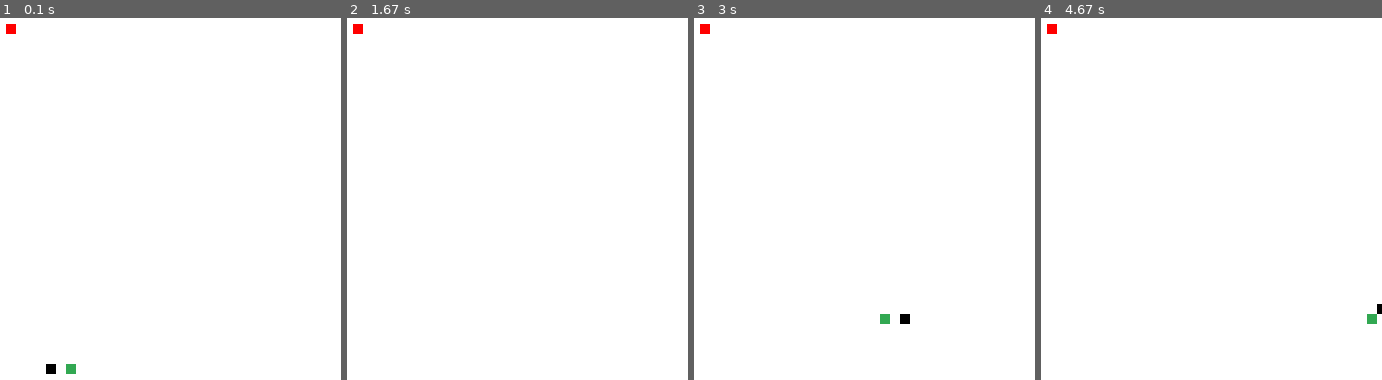
Above: before the commit, frames 1-4 (left to right).
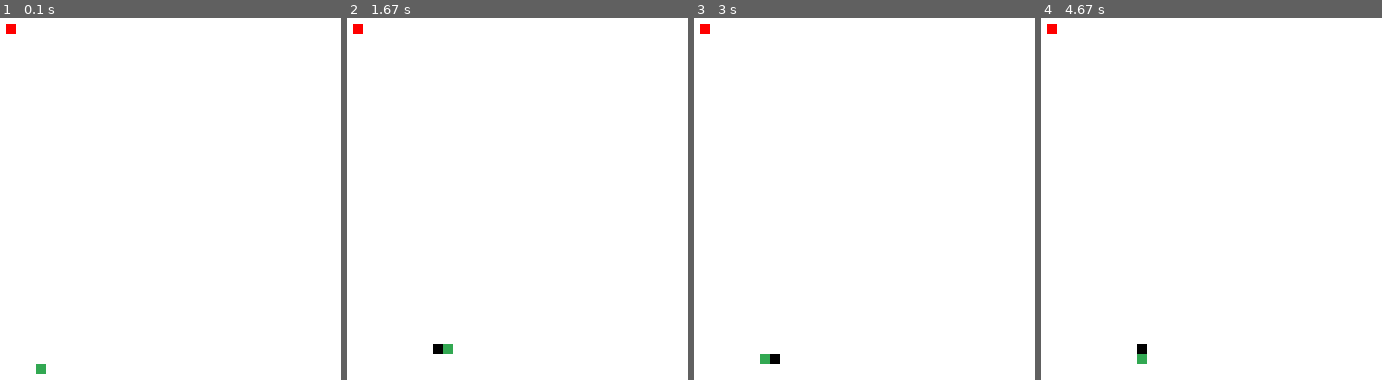
Above: after the commit, the same moments.

Repository: mcastre1/pygame
Game: pygame game, started from snake_game/main.py
Two runs of this game, one before a commit and one after it. Both use one fixed random seed, a clock stepped at 60 frames per second and the inputs below.
Inputs:
- Up to frame 1 (0.1 s): no input
- Up to frame 2 (1.67 s): hold Right 0.33-0.8 s; hold Up 0.83-1.3 s; hold Right from 1.33 s (still down)
- Up to frame 3 (3 s): release Right at 1.8 s; hold Left 1.83-2.37 s; hold Down 2.4-2.7 s; hold Left from 2.73 s (still down)
- Up to frame 4 (4.67 s): release Left at 3.13 s; hold Up 3.17-3.53 s; hold Right 3.57-4.2 s; hold Down 4.23-4.6 s; hold Left from 4.63 s (still down)

The runs differ from the first frame. In frame 1, 0.2% of the frame differs, in the area x 10-23%, y 95-99%; in frame 2, 0.2%; in frame 3, 0.3%, in the area x 19-64%, y 81-96%; in frame 4, 0.3%.

Commit message:
Snakes gets faster as you eat more apples

Diff:
--- a/snake_game/main.py
+++ b/snake_game/main.py
@@ -4,6 +4,12 @@
 from sprites.body import Body
 from sprites.apple import Apple
 import random
+
+pygame.init()
+timer_speed = 200
+# User event to update head position
+update_head = pygame.USEREVENT + 1
+pygame.time.set_timer(update_head, timer_speed)
 
 def checkCollision():
     global head_group, body_group, head, tail
@@ -16,8 +22,6 @@
         if head.rect.colliderect(pickup.rect):
             pickup.kill()
             spawnApple()
-            #
-            # pickup_group.add(Apple(random.randint(0,SCREEN_WIDTH), random.randint(0, SCREEN_HEIGHT)))
             if len(body_group) == 0:
                 if head.direction == 'Right':
                     body_group.add(Body(head.pos_x - SIZE, head.pos_y, head.direction))
@@ -40,13 +44,15 @@
                     body_group.add(Body(tail.pos_x, tail.pos_y - SIZE, tail.direction))
 
 def spawnApple():
-    global pickup_group
+    global pickup_group, timer_speed
     height_indeces = SCREEN_HEIGHT/SIZE
     width_indeces = SCREEN_WIDTH/SIZE
 
     pickup_group.add(Apple(random.randint(0, width_indeces)*SIZE, random.randint(0, height_indeces)*SIZE))
+    timer_speed -= 1
+    pygame.time.set_timer(update_head, timer_speed)
 
-pygame.init()
+
 clock = pygame.time.Clock()
 
 screen = pygame.display.set_mode((SCREEN_WIDTH, SCREEN_HEIGHT))
@@ -66,6 +72,9 @@
 spawnApple()
 #pickup_group.add(Apple(random.randint(0, SCREEN_WIDTH), random.randint(0, SCREEN_HEIGHT)))
 
+
+
+
 while True:
     for event in pygame.event.get():
         if event.type == pygame.QUIT:
@@ -81,31 +90,29 @@
                 head.set_direction('Left')
             elif keys[pygame.K_RIGHT]:
                 head.set_direction('Right')
+        if event.type == update_head:
+            head_group.update()
+            new_body_group = body_group.sprites()[:-1]
+
+            if head.direction == 'Right':
+                new_body_group.insert(0, Body(head.pos_x-SIZE, head.pos_y, head.direction))
+            elif head.direction == 'Left':
+                new_body_group.insert(0, Body(head.pos_x+SIZE, head.pos_y, head.direction))
+            elif head.direction == 'Up':
+                new_body_group.insert(0, Body(head.pos_x, head.pos_y + SIZE, head.direction))
+            elif head.direction == 'Down':
+                new_body_group.insert(0,Body(head.pos_x, head.pos_y - SIZE, head.direction))
+            body_group = pygame.sprite.Group(new_body_group)
 
     screen.fill(WHITE)
-    last_pos_x = head.pos_x
-    last_pos_y = head.pos_y
-    last_direction = head.direction
 
-    head_group.update()
+
 
     pickup_group.draw(screen)
     head_group.draw(screen)
     body_group.draw(screen)
 
 
-    new_body_group = body_group.sprites()[:-1]
-
-    if head.direction == 'Right':
-        new_body_group.insert(0, Body(last_pos_x, last_pos_y, last_direction))
-    elif head.direction == 'Left':
-        new_body_group.insert(0, Body(last_pos_x, last_pos_y, last_direction))
-    elif head.direction == 'Up':
-        new_body_group.insert(0, Body(last_pos_x, last_pos_y, last_direction))
-    elif head.direction == 'Down':
-        new_body_group.insert(0,Body(last_pos_x, last_pos_y, last_direction))
-
-    body_group = pygame.sprite.Group(new_body_group)
 
     checkCollision()
 
